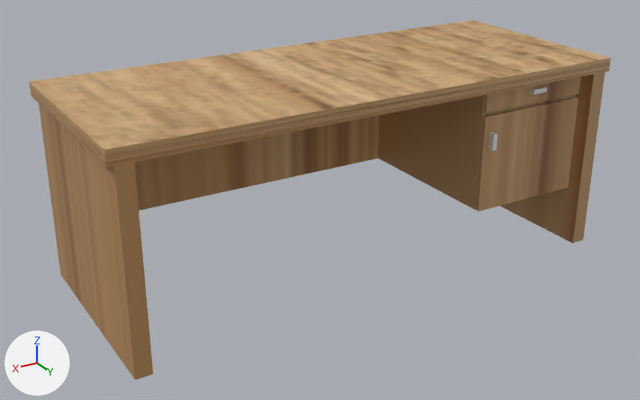
Before and after pictures for a commit that changed the glTF model assets/img/Asset_AR/Glb/meja3.glb.
Rendered twice from a 50 mm lens placed at (-2.648, 2.772, 0.82), pointed at (-3.446, 1.443, 0.155). The lights are fixed; the arrows at lower left show +X, +Y and +Z.

The older version as bpy lines, for what is in view:
```python
me_cube_001 = bpy.data.meshes.new('Cube.001')
me_cube_001.from_pydata(...)  # 106 vertices, 208 faces; spans x -0.66..0.84, y -0.23..0.47, z -0.43..0.16
me_cube_001.materials.append(mat_material_003)  # picture img_tekstur_kayu_classic
me_cube_002 = bpy.data.meshes.new('Cube.002')
me_cube_002.from_pydata(...)  # a box spanning x -0.178..0.178, y 0.0..0.008, z -0.188..0.104; a box spanning x -0.178..0.178, y 0.0..0.008, z 0.116..0.188
me_cube_002.materials.append(mat_material_003)  # picture img_tekstur_kayu_classic
ob_cube = bpy.data.objects.new('Cube', me_cube_001)
ob_cube.location = (-3.536, 1.364, 0.3)
ob_cube.scale = (0.659, 0.576, 0.643)
ob_cube_001 = bpy.data.objects.new('Cube.001', me_cube_002)
ob_cube_001.location = (-3.816, 1.6, 0.256)
ob_cube_001.scale = (0.659, 0.576, 0.643)
```
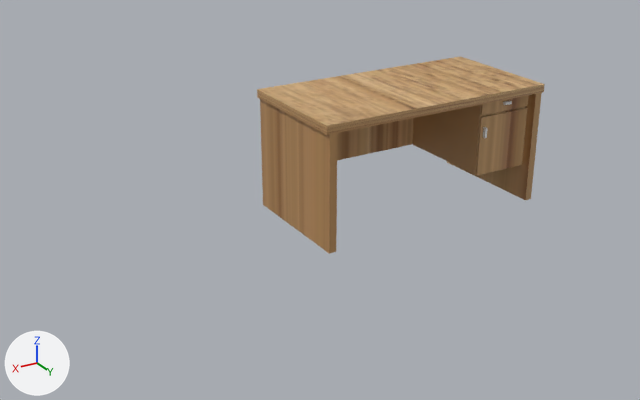
The change in detail:
Object 'Cube' (ob_cube) moves from (-3.536, 1.364, 0.3) to (-3.632, 1.433, 0.299).
Object 'Cube' (ob_cube) is rescaled from (0.659, 0.576, 0.643) to (0.319, 0.353, 0.394).
Object 'Cube.001' (ob_cube_001) moves from (-3.816, 1.6, 0.256) to (-3.767, 1.578, 0.272).
Object 'Cube.001' (ob_cube_001) is rescaled from (0.659, 0.576, 0.643) to (0.319, 0.353, 0.394).

Location of each change, (x1, y1, x2, y2) in pixels of the pictures (640 x 400 px):
'Cube', moved, rescaled (50% narrower, 45% shorter): before (29, 20, 611, 380); after (257, 56, 545, 254)
'Cube.001', moved, rescaled (49% narrower, 40% shorter): before (477, 77, 581, 212); after (476, 95, 529, 176)
